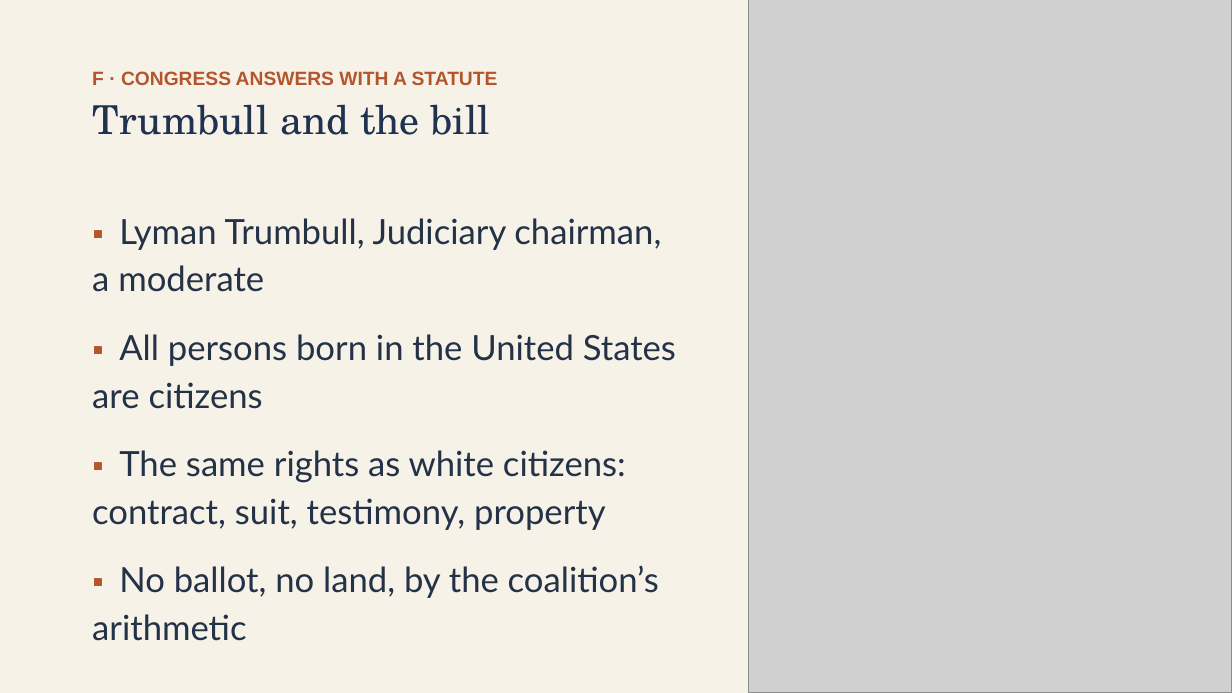
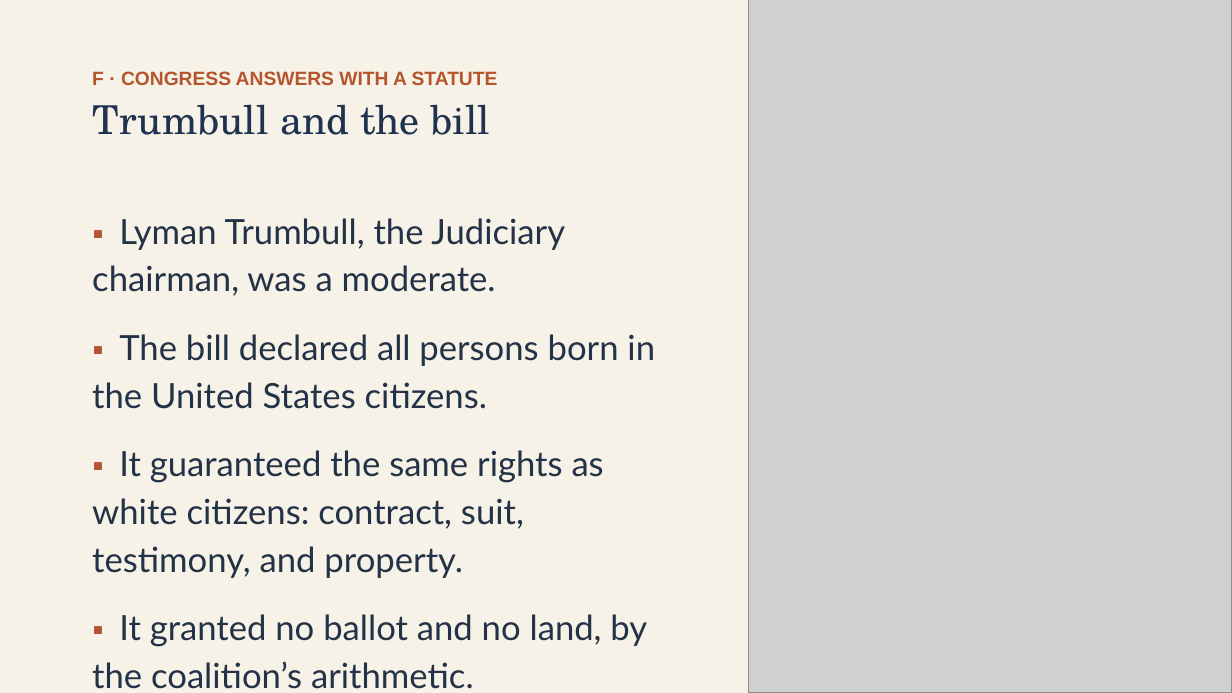
Before and after one commit to ab17gthb/humanities-curriculum-group, a slide deck: slide 17 of reconstruction/lesson-02/lesson-02-slides.pptx. Drawn at 1232x693 pixels with LibreOffice and Linux fonts; fonts in the diff are those of the drawing; grey boxes stand for pictures. Boxes give left, top, right and bottom in pixels: in the first picture for what was removed or moved away, otherwise in the second. Text is boxed around its words. In the diff, an @@ line names an element or a change of style, - is before the commit and + after.

```diff
--- a/reconstruction/lesson-02/lesson-02-slides.pptx
+++ b/reconstruction/lesson-02/lesson-02-slides.pptx
@@ text at [92, 218, 655, 689]: text changed @@
-▪ Lyman Trumbull, Judiciary chairman, a moderate
-▪ All persons born in the United States are citizens
-▪ The same rights as white citizens: contract, suit, testimony, property
-▪ No ballot, no land, by the coalition’s arithmetic
+▪ Lyman Trumbull, the Judiciary chairman, was a moderate.
+▪ The bill declared all persons born in the United States citizens.
+▪ It guaranteed the same rights as white citizens: contract, suit, testimony, and property.
+▪ It granted no ballot and no land, by the coalition’s arithmetic.
```
Also in this commit, not shown: 9 other slides changed, 6 other files.
